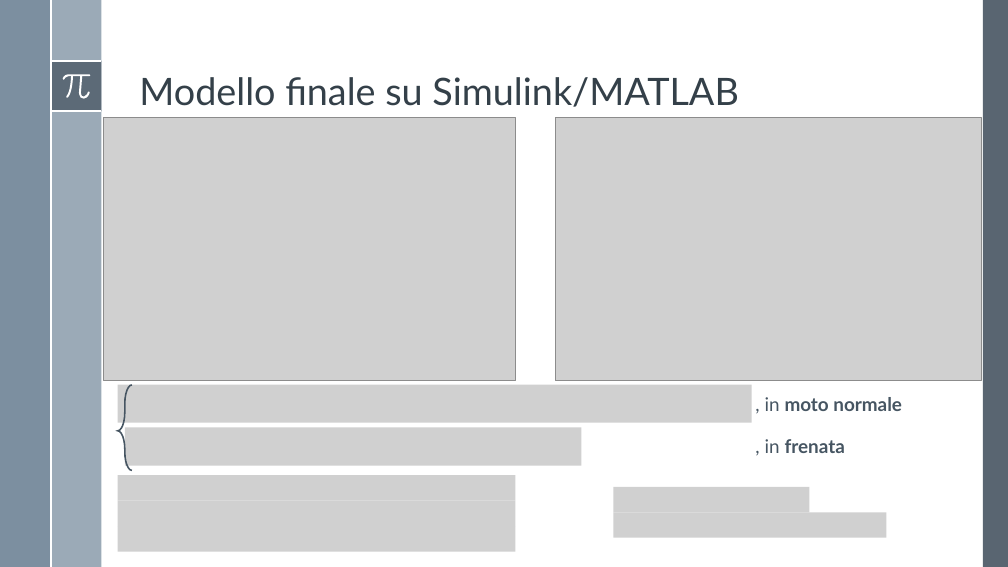
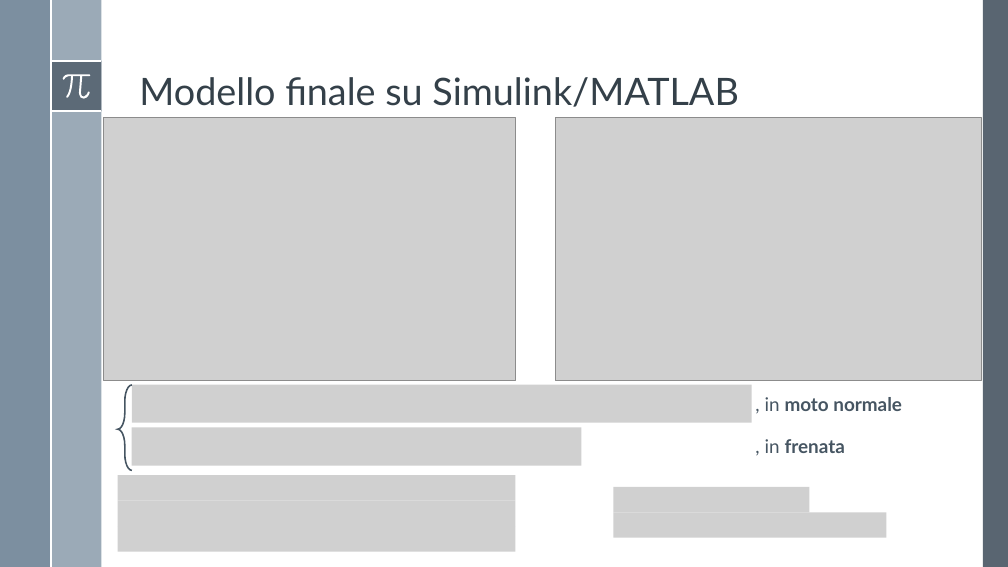
Before and after one commit to Alfystar/mv-Project, a slide deck: slide 17 of 00_Relazione/Modello e identificazione di un motore DC/Modello e identificazione di un motore DC.pptx. Drawn at 1008x567 pixels with LibreOffice and Linux fonts; fonts in the diff are those of the drawing; grey boxes stand for pictures. Boxes give left, top, right and bottom in pixels: in the first picture for what was removed or moved away, otherwise in the second. Text is boxed around its words. In the diff, an @@ line names an element or a change of style, - is before the commit and + after.

```diff
--- a/00_Relazione/Modello e identificazione di un motore DC/Modello e identificazione di un motore DC.pptx
+++ b/00_Relazione/Modello e identificazione di un motore DC/Modello e identificazione di un motore DC.pptx
@@ left brace at (118,385,132,470): proportions changed @@
@@ picture: place and size @@
-picture at (118,385,752,423)
+picture at (132,385,752,423)
@@ picture: place and size @@
-picture at (125,427,582,465)
+picture at (132,427,582,465)
```
Also in this commit, not shown: 5 other slides changed.
